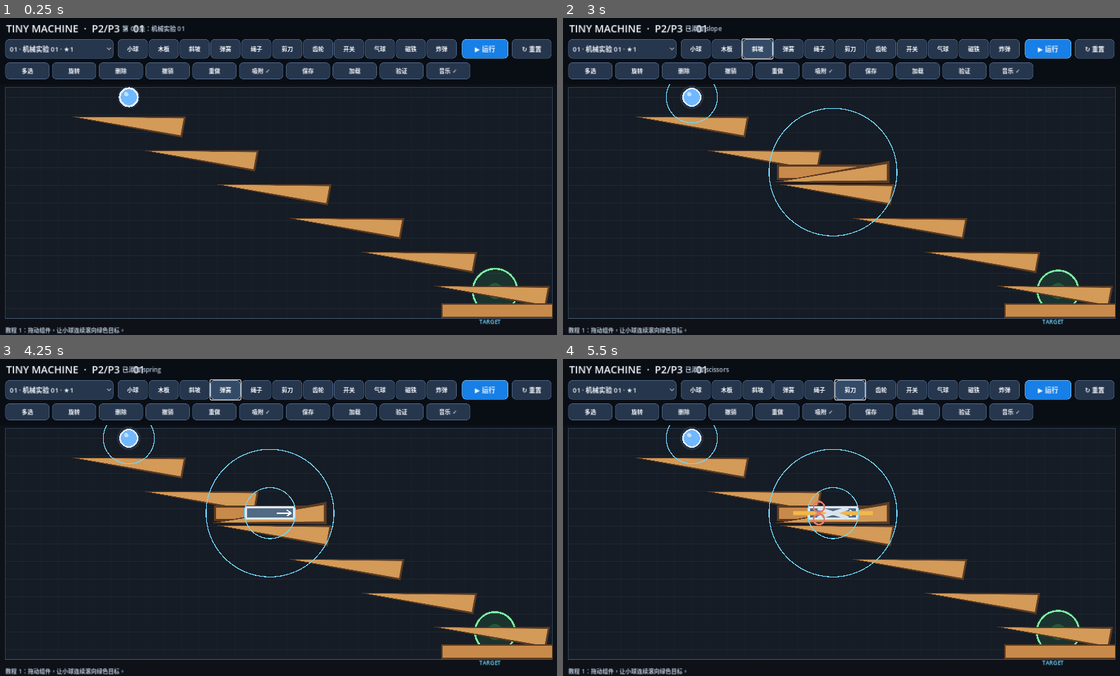
Above: before the commit, frames 1-4 (two rows, left to right).
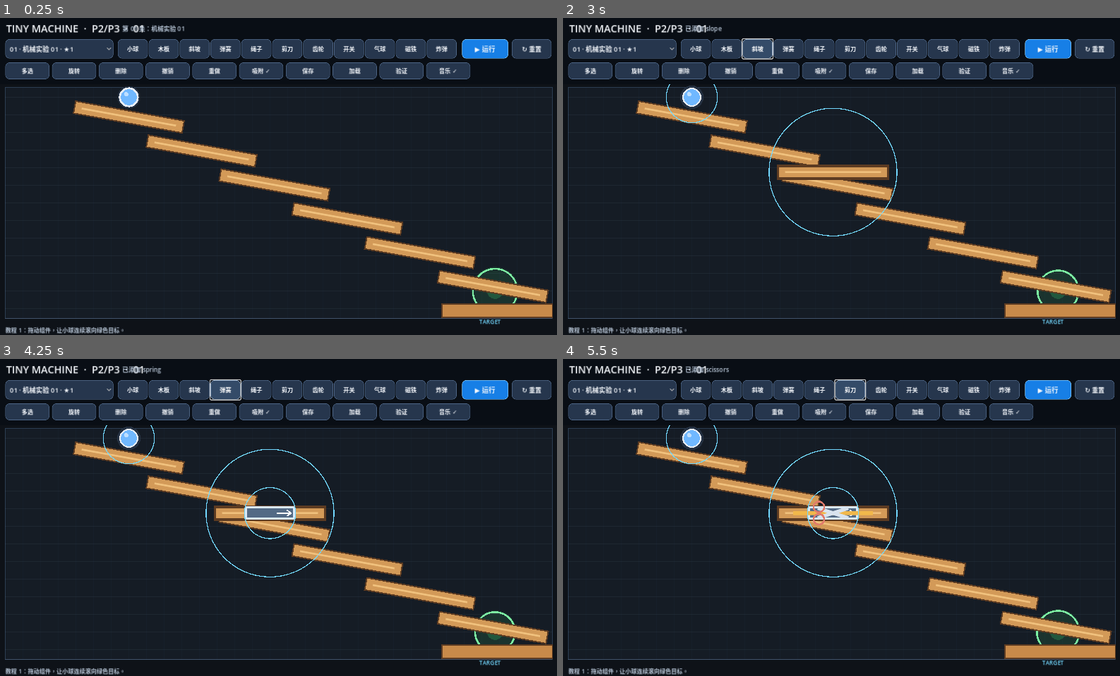
Above: after the commit, the same moments.

Repository: passwall787-del/tiny-machine
Game: Godot game, scene res://main.tscn
Same seed, same stepped clock (60 frames per second), same inputs: the game is played once before the commit and once after it.
Inputs:
- Up to frame 1 (0.25 s): no input
- Up to frame 2 (3 s): click "01 · 机械实验 01 · ★1" at 0.5 s; click "小球" at 1.25 s; click "木板" at 2 s; click "斜坡" at 2.75 s
- Up to frame 3 (4.25 s): click "弹簧" at 3.5 s
- Up to frame 4 (5.5 s): click "绳子" at 4.25 s; click "剪刀" at 5 s

The runs differ from the first frame. In frame 1, 4.9% of the frame differs, in the area x 13-99%, y 26-90%; in frame 2, 5.0%; in frame 3, 4.8%; in frame 4, 4.7%.

Commit message:
fix: make slope collision a reliable solid ramp

Diff:
--- a/machine_component.gd
+++ b/machine_component.gd
@@ -129,9 +129,10 @@
             draw_rect(rect, Color("#c88a4a"), true)
             draw_rect(rect, Color("#5c3b22"), false, outline)
         "slope":
-            var poly := PackedVector2Array([Vector2(-125, 22), Vector2(125, -22), Vector2(125, 22)])
-            draw_colored_polygon(poly, Color("#d39a58"))
-            draw_polyline(PackedVector2Array([poly[0], poly[1], poly[2], poly[0]]), Color("#5c3b22"), outline, true)
+            var slope_rect := Rect2(-125, -14, 250, 28)
+            draw_rect(slope_rect, Color("#d39a58"), true)
+            draw_rect(slope_rect, Color("#5c3b22"), false, outline)
+            draw_line(Vector2(-108, 0), Vector2(108, 0), Color("#f0c17d"), 3, true)
         "spring":
             var spring_color := Color("#45a4ff") if active else Color("#536a85")
             draw_rect(Rect2(-55, -13, 110, 26), spring_color, true)
